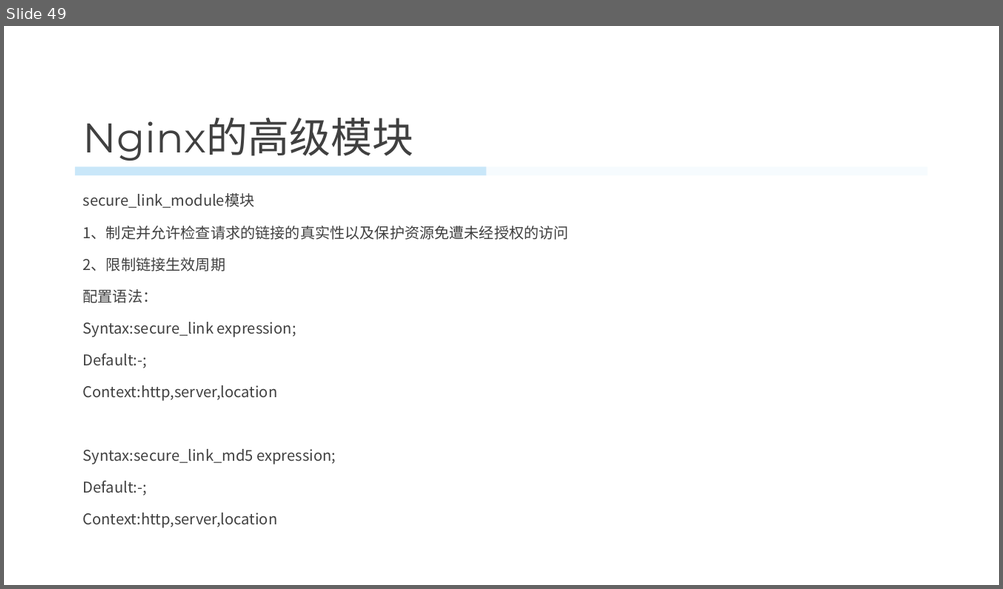
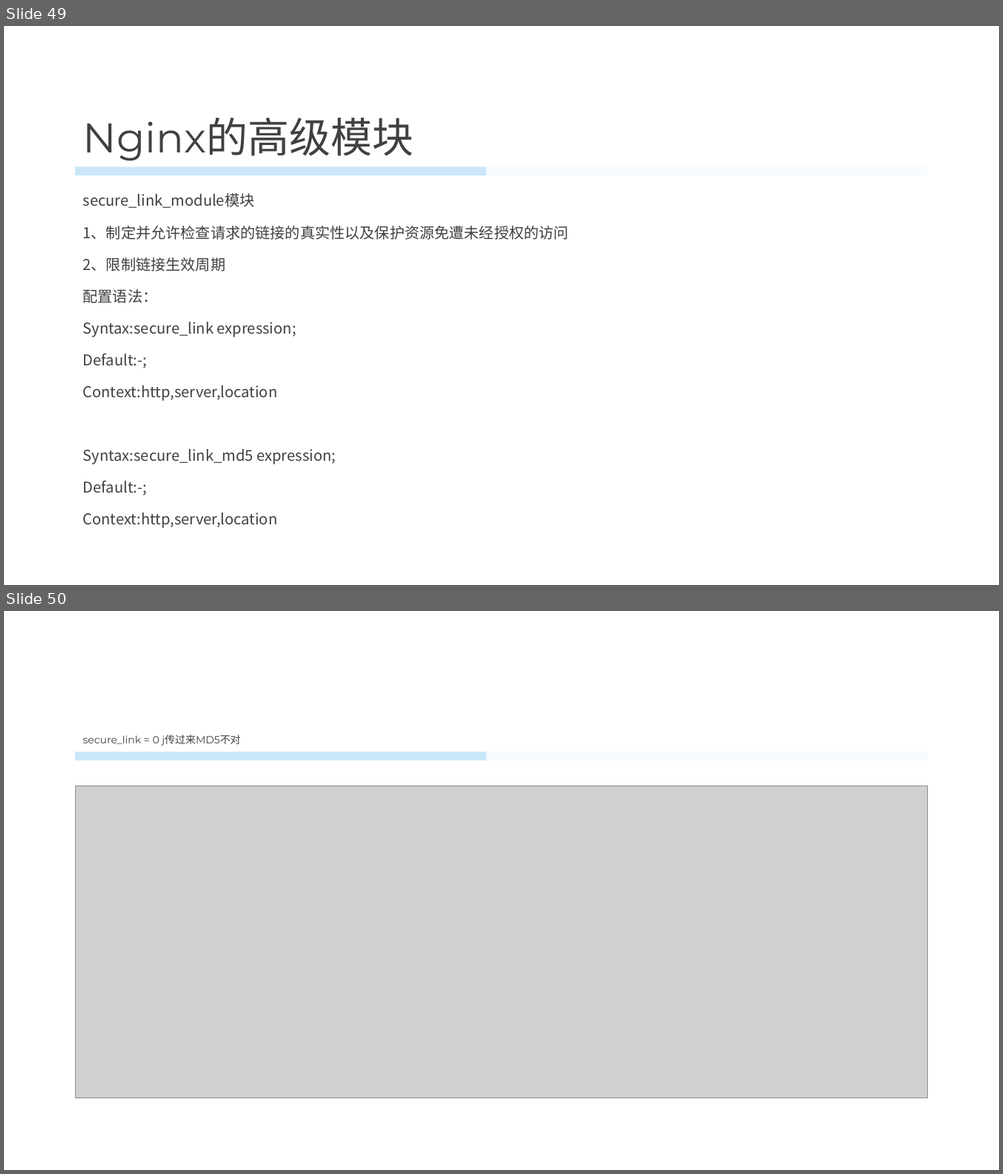
Before and after one commit to kakaisaname/php, a slide deck: nginx/Nginx.pptx. Shown one above the other, each under a label of ours: slide 49 before the commit, slides 49 and 50 after it. The pictures are 1003x589 and 1003x1174 pixels, drawn with LibreOffice and Linux fonts; fonts in the diff are those of the drawing; grey boxes stand for pictures; background and template pictures are left out. Boxes give left, top, right and bottom in pixels: in the first picture for what was removed or moved away, otherwise in the second. Text is boxed around its words. In the diff, an @@ line names an element or a change of style, - is before the commit and + after.

```diff
--- a/nginx/Nginx.pptx
+++ b/nginx/Nginx.pptx
@@ slide 50 added at <box>4,611,999,1170</box>, background #FFFFFF; not listed: 2 template elements that a slide beside it also shows @@
@@ title added at <box>83,735,240,746</box>, 10 pt, text #404040 @@
+secure_link = 0 j传过来MD5不对
@@ picture added at <box>76,786,928,1097</box> @@
```
Also in this commit, not shown: 19 slides changed, 3 other slides added, 3 slides removed.
